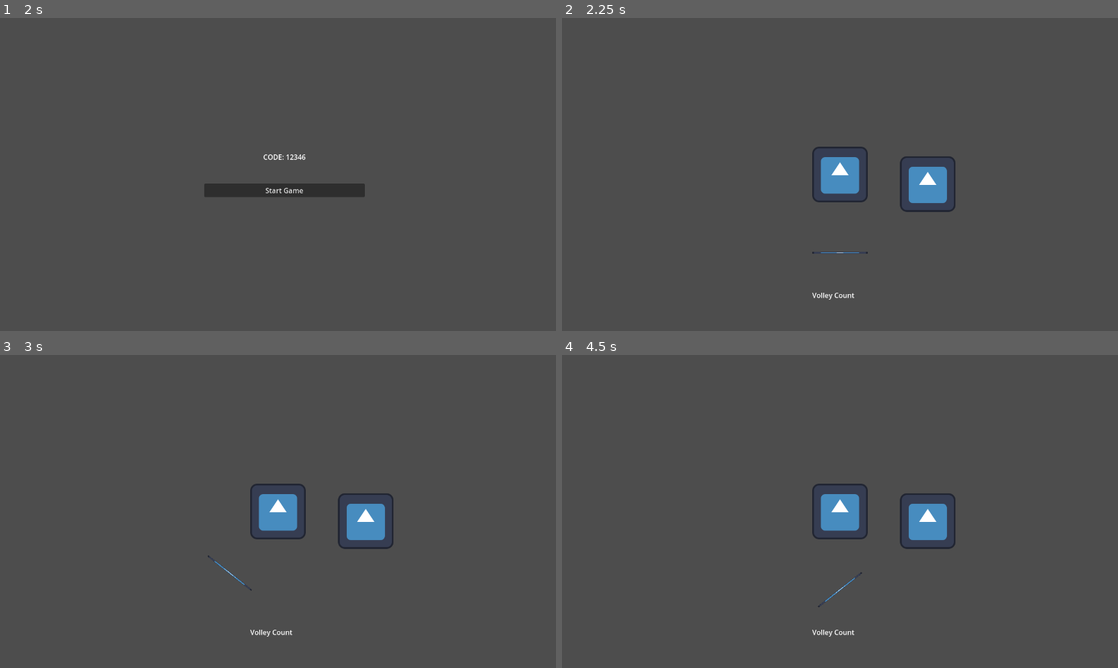
Above: before the commit, frames 1-4 (two rows, left to right).
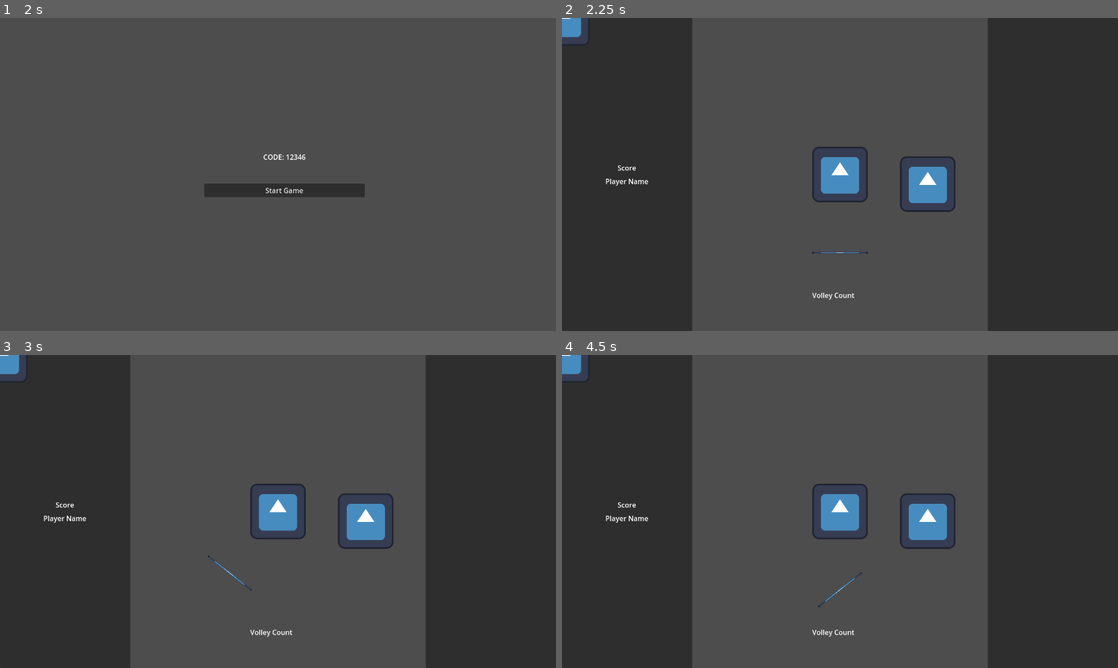
Above: after the commit, the same moments.

Repository: GDbreak/opong
Game: Godot game, scene res://scenes/main.tscn
The game is run twice, just before and just after one commit, with the same random seed, the same clock (stepped at 60 frames per second) and the same inputs. The engine's default icon, where the game draws it, is replaced by a stand-in: a white triangle on a blue panel in a dark square.
Inputs:
- Up to frame 1 (2 s): click "Play!" at 0.5 s; click "Host" at 1.25 s
- Up to frame 2 (2.25 s): click "Start Game" at 2 s
- Up to frame 3 (3 s): tap Enter at 2.75 s; tap A (move_clockwise) at 2.85 s
- Up to frame 4 (4.5 s): tap Space at 3.5 s; tap D (move_counterclockwise) at 3.6 s; tap Enter at 4.25 s; tap Left (rotate_clockwise) at 4.35 s

Frame 1 is identical in both runs. In frame 2, 47% of the frame differs, in the area x 0-100%, y 0-100%; in frame 3, 47%; in frame 4, 47%.

Commit message:
started fleshing out main scene

Diff:
--- a/scenes/game/ball.tscn
+++ b/scenes/game/ball.tscn
@@ -4,7 +4,7 @@
 [ext_resource type="Texture2D" uid="uid://roj4xjl6q53h" path="res://icon.svg" id="2_snm6v"]
 
 [sub_resource type="CircleShape2D" id="CircleShape2D_0b6dh"]
-radius = 86.56
+radius = 62.2013
 
 [node name="Ball" type="RigidBody2D"]
 gravity_scale = 0.0
--- a/scenes/game/game.tscn
+++ b/scenes/game/game.tscn
@@ -1,10 +1,11 @@
-[gd_scene load_steps=6 format=3 uid="uid://drnjb3msnllma"]
+[gd_scene load_steps=7 format=3 uid="uid://drnjb3msnllma"]
 
 [ext_resource type="Script" path="res://scenes/game/scripts/game.gd" id="1_7j8bb"]
 [ext_resource type="PackedScene" uid="uid://bm3vgiqreleo2" path="res://scenes/game/goal.tscn" id="2_dwqca"]
 [ext_resource type="PackedScene" uid="uid://bb2whpq7d1ofs" path="res://scenes/game/pivot.tscn" id="3_gfjsp"]
 [ext_resource type="PackedScene" uid="uid://fic3nln6wmvg" path="res://scenes/game/ball.tscn" id="4_tfo3t"]
 [ext_resource type="Script" path="res://scenes/game/scripts/timer_label.gd" id="5_l8mpq"]
+[ext_resource type="Texture2D" uid="uid://roj4xjl6q53h" path="res://icon.svg" id="6_kgyte"]
 
 [node name="Game" type="Node"]
 script = ExtResource("1_7j8bb")
@@ -35,3 +36,40 @@
 position = Vector2(202, 22)
 mass = 0.05
 target = NodePath("../Goal/Paddle")
+
+[node name="LeftPanel" type="Panel" parent="."]
+offset_right = 300.0
+offset_bottom = 720.0
+
+[node name="VBoxContainer" type="VBoxContainer" parent="LeftPanel"]
+layout_mode = 1
+anchors_preset = 15
+anchor_right = 1.0
+anchor_bottom = 1.0
+grow_horizontal = 2
+grow_vertical = 2
+alignment = 1
+
+[node name="ScoreLabel" type="Label" parent="LeftPanel/VBoxContainer"]
+layout_mode = 2
+text = "Score"
+horizontal_alignment = 1
+vertical_alignment = 1
+
+[node name="Container" type="Control" parent="LeftPanel/VBoxContainer"]
+layout_mode = 2
+
+[node name="Sprite2D" type="Sprite2D" parent="LeftPanel/VBoxContainer/Container"]
+position = Vector2(0, -360)
+texture = ExtResource("6_kgyte")
+
+[node name="PlayerNameLabel" type="Label" parent="LeftPanel/VBoxContainer"]
+layout_mode = 2
+text = "Player Name"
+horizontal_alignment = 1
+vertical_alignment = 1
+
+[node name="RightPanel" type="Panel" parent="."]
+offset_left = 980.0
+offset_right = 1280.0
+offset_bottom = 720.0
--- a/scenes/game/goal.tscn
+++ b/scenes/game/goal.tscn
@@ -1,10 +1,12 @@
-[gd_scene load_steps=3 format=3 uid="uid://bm3vgiqreleo2"]
+[gd_scene load_steps=4 format=3 uid="uid://bm3vgiqreleo2"]
 
 [ext_resource type="Script" path="res://scenes/game/scripts/goal.gd" id="1_xvfff"]
 [ext_resource type="Texture2D" uid="uid://roj4xjl6q53h" path="res://icon.svg" id="2_pg0g4"]
+[ext_resource type="Script" path="res://scenes/game/scripts/goal_sprite_2d.gd" id="3_tjd1j"]
 
 [node name="Goal" type="Node2D"]
 script = ExtResource("1_xvfff")
 
 [node name="GoalSprite2D" type="Sprite2D" parent="."]
 texture = ExtResource("2_pg0g4")
+script = ExtResource("3_tjd1j")
--- a/scenes/game/scripts/goal.gd
+++ b/scenes/game/scripts/goal.gd
@@ -2,6 +2,7 @@
 extends Node2D
 ## The goal in which the player wants to hit the ball when it is their color.
 
+@onready var goal_sprite_2d = $GoalSprite2D
 
 # Called when the node enters the scene tree for the first time.
 func _ready():
@@ -9,10 +10,7 @@
 
 # Called every frame. 'delta' is the elapsed time since the previous frame.
 func _process(_delta):
-	pass
-
-func grow():
-	pass
+	goal_sprite_2d.grow()
 
 func reset():
 	pass
--- /dev/null
+++ b/scenes/game/scripts/goal_sprite_2d.gd
@@ -0,0 +1,14 @@
+class_name GoalSprite2D
+extends Sprite2D
+## TBD
+
+@onready var x_size : float = 1
+@onready var y_size : float = 1
+
+var _increment : float = .000000001
+
+func grow():
+	if scale.x < 2 && scale.y < 2:
+		x_size += _increment
+		y_size += _increment
+		apply_scale(Vector2(x_size, y_size))
